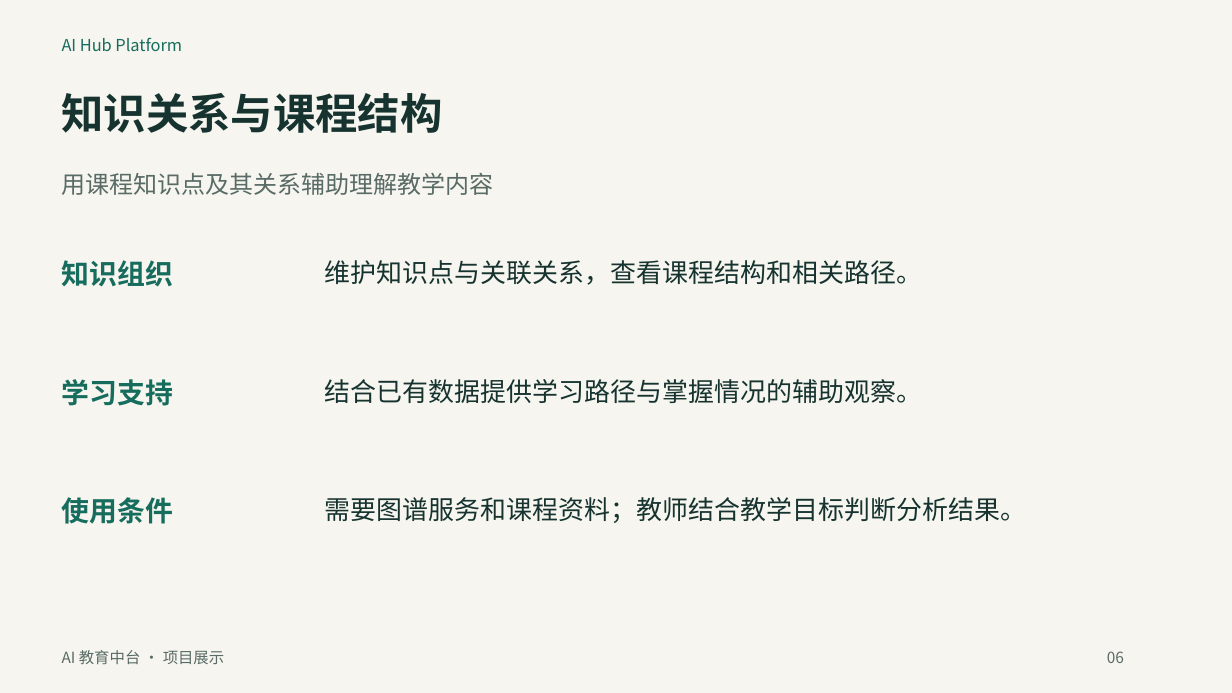
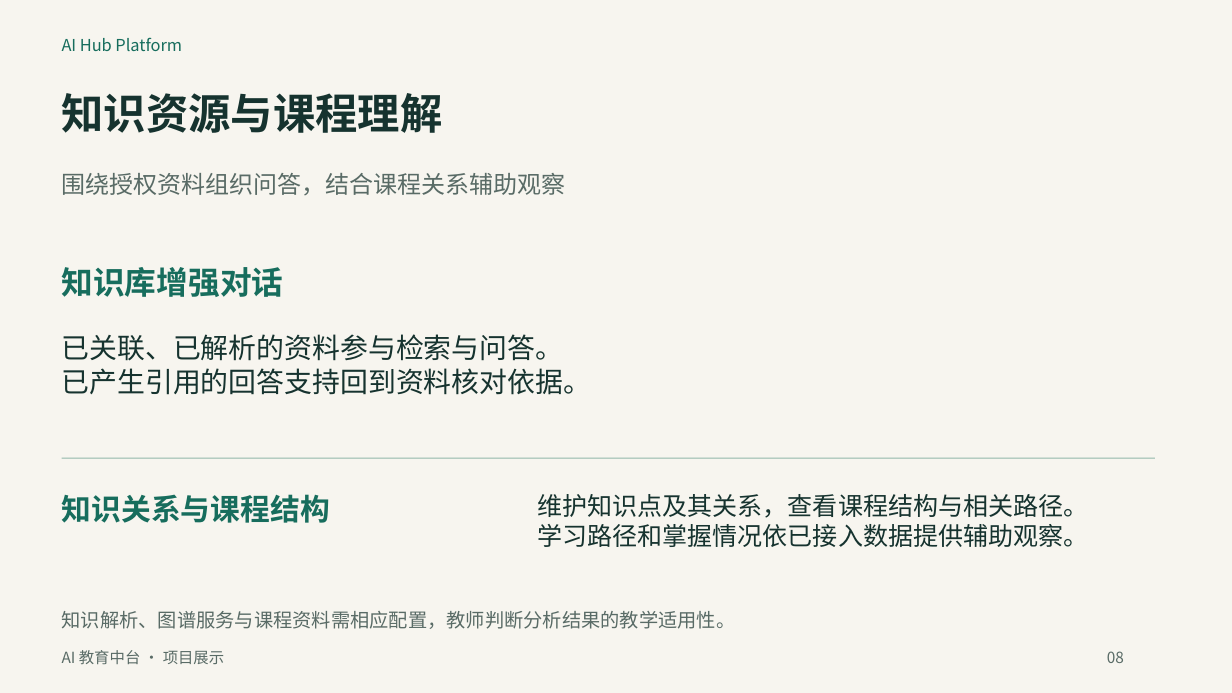
Before and after one commit to throwOctober/ai-hub-platform-showcase, a slide deck: slide 8 of project-overview.pptx (slide 6 before the commit). Drawn at 1232x693 pixels with LibreOffice and Linux fonts; fonts in the diff are those of the drawing. Boxes give left, top, right and bottom in pixels: in the first picture for what was removed or moved away, otherwise in the second. Text is boxed around its words. In the diff, an @@ line names an element or a change of style, - is before the commit and + after.

```diff
--- a/project-overview.pptx
+++ b/project-overview.pptx
@@ text at box(62, 93, 443, 133): text changed @@
-知识关系与课程结构
+知识资源与课程理解
@@ text at box(62, 173, 566, 195): text changed @@
-用课程知识点及其关系辅助理解教学内容
+围绕授权资料组织问答，结合课程关系辅助观察
@@ text at box(62, 267, 284, 297): text changed; size 21.8 to 24.8 pt @@
-知识组织
+知识库增强对话
@@ text at box(62, 334, 592, 395): text changed; size 20.2 to 21.8 pt @@
-维护知识点与关联关系，查看课程结构和相关路径。
+已关联、已解析的资料参与检索与问答。
+已产生引用的回答支持回到资料核对依据。
@@ text removed at box(62, 379, 173, 406) @@
-学习支持
@@ text removed at box(324, 379, 922, 403) @@
-结合已有数据提供学习路径与掌握情况的辅助观察。
@@ line added from (62, 458) to (1155, 458), #91B7A9 0.75 pt @@
@@ text removed at box(62, 497, 173, 524) @@
-使用条件
@@ text added at box(62, 494, 330, 523), 23.2 pt, text #176D5D, bold @@
+知识关系与课程结构
@@ text added at box(537, 494, 1089, 547), 19.5 pt, text #16332F @@
+维护知识点及其关系，查看课程结构与相关路径。
+学习路径和掌握情况依已接入数据提供辅助观察。
@@ text at box(62, 611, 736, 629): text changed; size 20.2 to 15 pt; text colour #16332F to #596B66 @@
-需要图谱服务和课程资料；教师结合教学目标判断分析结果。
+知识解析、图谱服务与课程资料需相应配置，教师判断分析结果的教学适用性。
```
Also in this commit, not shown: 4 other slides changed, 7 slides added, 7 slides removed, 3 other files.
